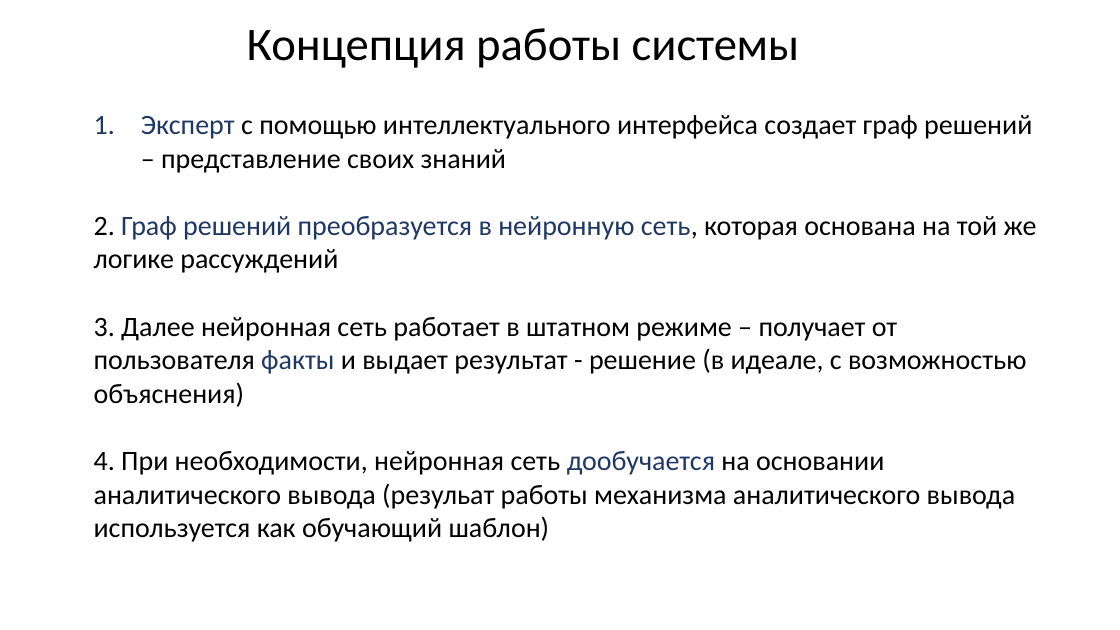
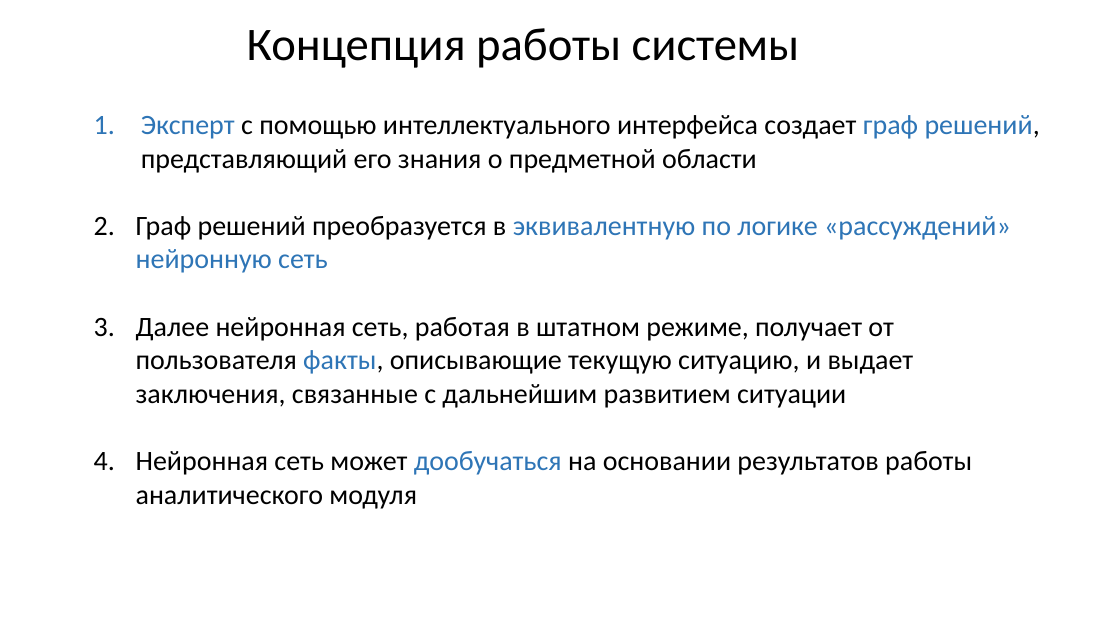
Before and after one commit to sevoster/hybrid-decision-making-system, a slide deck: slide 10 of docs/Синтетическая Презентация.pptx. Drawn at 1120x630 pixels with LibreOffice and Linux fonts; fonts in the diff are those of the drawing. Boxes give left, top, right and bottom in pixels: in the first picture for what was removed or moved away, otherwise in the second. Text is boxed around its words. In the diff, an @@ line names an element or a change of style, - is before the commit and + after.

```diff
--- a/docs/Синтетическая Презентация.pptx
+++ b/docs/Синтетическая Презентация.pptx
@@ text at (136, 115, 1040, 509): text changed @@
-1. Эксперт с помощью интеллектуального интерфейса создает граф решений – представление своих знаний
-2. Граф решений преобразуется в нейронную сеть, которая основана на той же логике рассуждений
-3. Далее нейронная сеть работает в штатном режиме – получает от пользователя факты и выдает результат - решение (в идеале, с возможностью объяснения)
-4. При необходимости, нейронная сеть дообучается на основании аналитического вывода (резульат работы механизма аналитического вывода используется как обучающий шаблон)
+1. Эксперт с помощью интеллектуального интерфейса создает граф решений, представляющий его знания о предметной области
+2. Граф решений преобразуется в эквивалентную по логике «рассуждений» нейронную сеть
+3. Далее нейронная сеть, работая в штатном режиме, получает от пользователя факты, описывающие текущую ситуацию, и выдает заключения, связанные с дальнейшим развитием ситуации
+4. Нейронная сеть может дообучаться на основании результатов работы аналитического модуля
```
Also in this commit, not shown: 14 other slides changed, 9 slides added, 6 slides removed, 8 other files.
